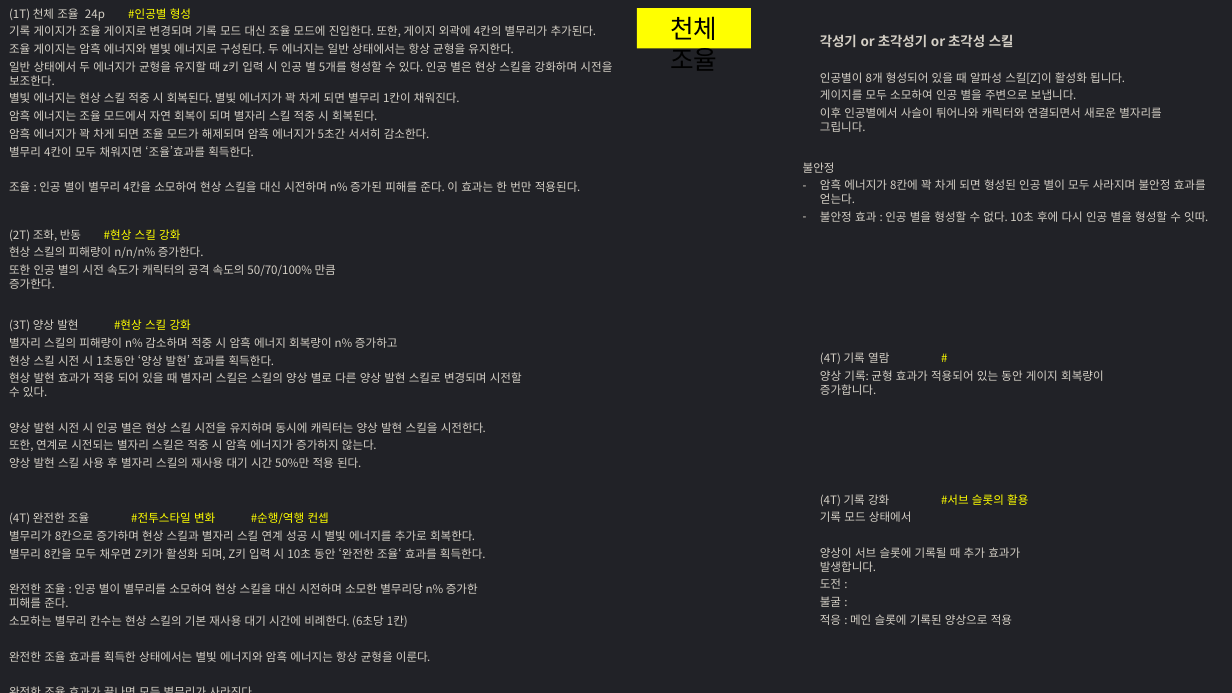
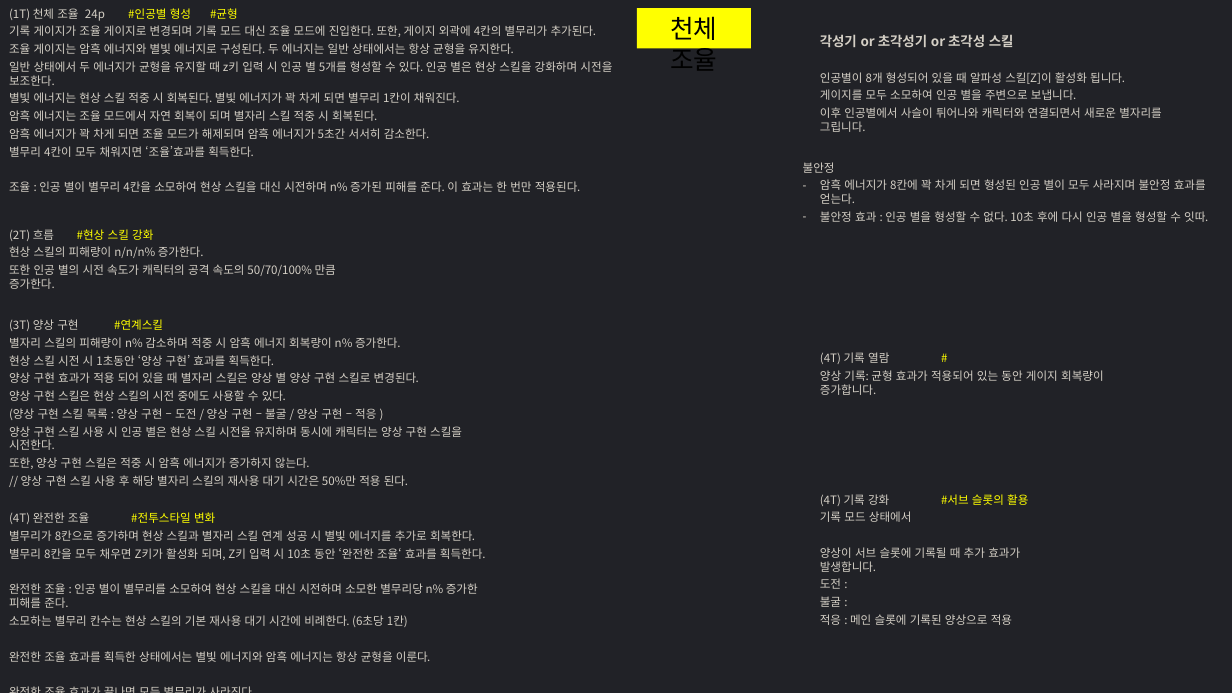
Before and after one commit to hjs0913/GameDesign, a slide deck: slide 8 of 로스트아크/아스트로맨서(Astromancer)_현자/아이디어정리.pptx. Drawn at 1232x693 pixels with LibreOffice and Linux fonts; fonts in the diff are those of the drawing. Boxes give left, top, right and bottom in pixels: in the first picture for what was removed or moved away, otherwise in the second. Text is boxed around its words. In the diff, an @@ line names an element or a change of style, - is before the commit and + after.

```diff
--- a/로스트아크/아스트로맨서(Astromancer)_현자/아이디어정리.pptx
+++ b/로스트아크/아스트로맨서(Astromancer)_현자/아이디어정리.pptx
@@ text at <box>9,8,238,21</box>: text changed @@
-(1T) 천체 조율 24p #인공별 형성
+(1T) 천체 조율 24p #인공별 형성 #균형
@@ text at <box>9,229,153,241</box>: text changed; text colour #D4CFC5 to #FFFF00 @@
-(2T) 조화, 반동 #현상 스킬 강화
+(2T) 흐름 #현상 스킬 강화
@@ text at <box>9,319,462,486</box>: text changed @@
-(3T) 양상 발현 #현상 스킬 강화
-별자리 스킬의 피해량이 n% 감소하며 적중 시 암흑 에너지 회복량이 n% 증가하고
-현상 스킬 시전 시 1초동안 ‘양상 발현’ 효과를 획득한다.
-현상 발현 효과가 적용 되어 있을 때 별자리 스킬은 스킬의 양상 별로 다른 양상 발현 스킬로 변경되며 시전할 수 있다.
-양상 발현 시전 시 인공 별은 현상 스킬 시전을 유지하며 동시에 캐릭터는 양상 발현 스킬을 시전한다.
-또한, 연계로 시전되는 별자리 스킬은 적중 시 암흑 에너지가 증가하지 않는다.
-양상 발현 스킬 사용 후 별자리 스킬의 재사용 대기 시간 50%만 적용 된다.
+(3T) 양상 구현 #연계스킬
+별자리 스킬의 피해량이 n% 감소하며 적중 시 암흑 에너지 회복량이 n% 증가한다.
+현상 스킬 시전 시 1초동안 ‘양상 구현’ 효과를 획득한다.
+양상 구현 효과가 적용 되어 있을 때 별자리 스킬은 양상 별 양상 구현 스킬로 변경된다.
+양상 구현 스킬은 현상 스킬의 시전 중에도 사용할 수 있다.
+(양상 구현 스킬 목록 : 양상 구현 – 도전 / 양상 구현 – 불굴 / 양상 구현 – 적응 )
+양상 구현 스킬 사용 시 인공 별은 현상 스킬 시전을 유지하며 동시에 캐릭터는 양상 구현 스킬을 시전한다.
+또한, 양상 구현 스킬은 적중 시 암흑 에너지가 증가하지 않는다.
+// 양상 구현 스킬 사용 후 해당 별자리 스킬의 재사용 대기 시간은 50%만 적용 된다.
@@ text at <box>9,512,215,524</box>: text changed; text colour #FFFF00 to #D4CFC5 @@
-(4T) 완전한 조율 #전투스타일 변화 #순행/역행 컨셉
+(4T) 완전한 조율 #전투스타일 변화
```
Also in this commit, not shown: 1 other file.
